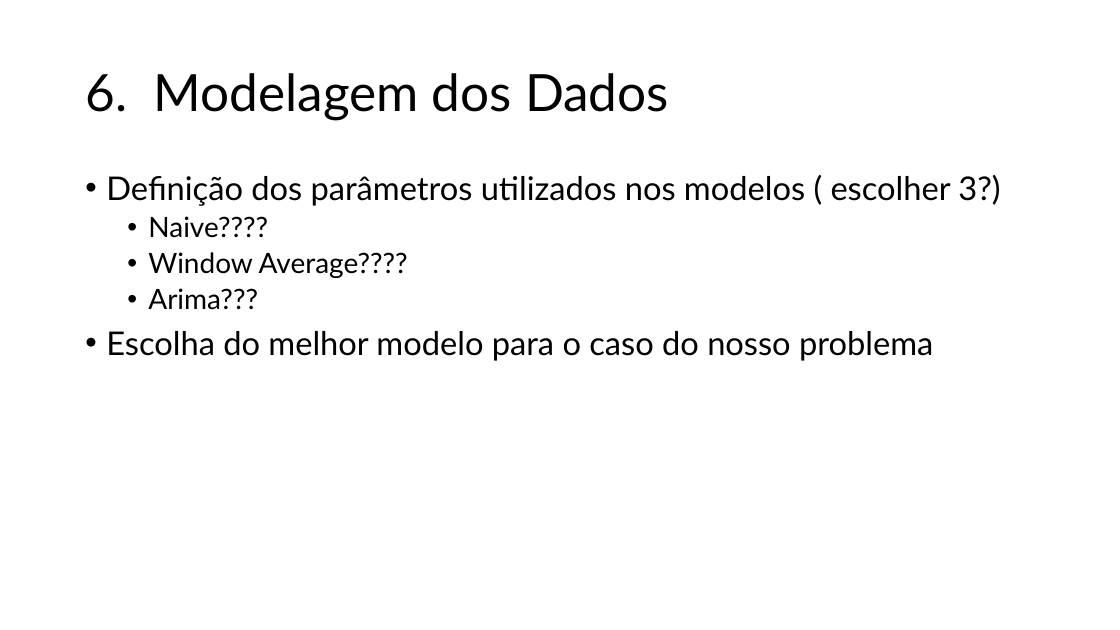
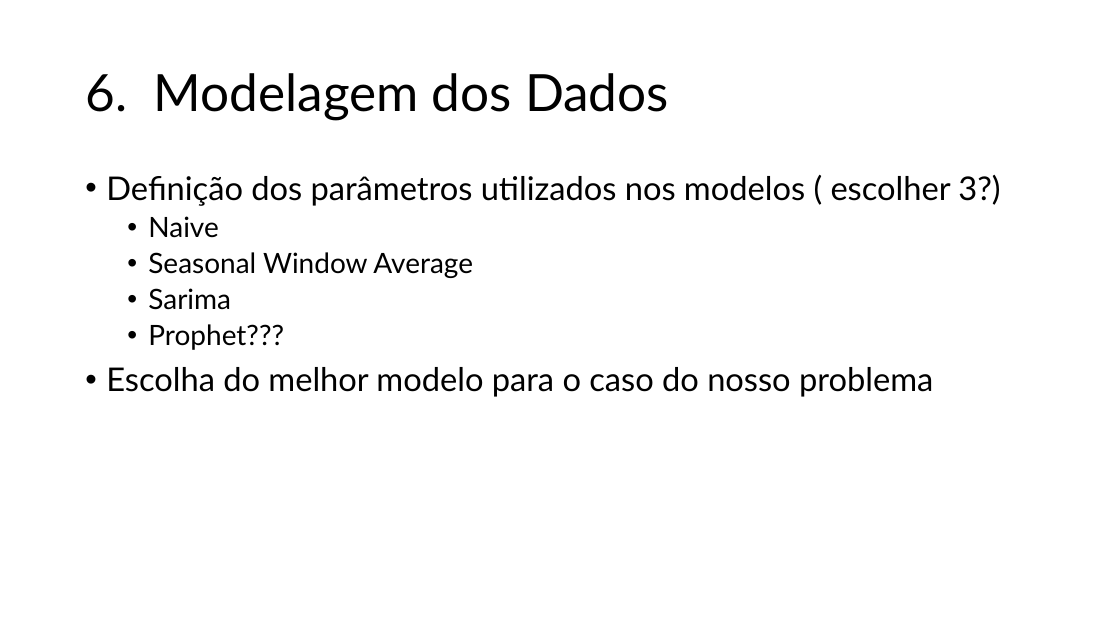
Before and after one commit to jdlmauricio/techalleg_fase_2, a slide deck: slide 16 of Tech Challenge 2.pptx. Drawn at 1120x630 pixels with LibreOffice and Linux fonts; fonts in the diff are those of the drawing; background and template pictures are left out. Boxes give left, top, right and bottom in pixels: in the first picture for what was removed or moved away, otherwise in the second. Text is boxed around its words. In the diff, an @@ line names an element or a change of style, - is before the commit and + after.

```diff
--- a/Tech Challenge 2.pptx
+++ b/Tech Challenge 2.pptx
@@ text at [148, 216, 473, 350]: text changed @@
-  • Naive????
-  • Window Average????
-  • Arima???
+  • Naive
+  • Seasonal Window Average
+  • Sarima
+  • Prophet???
```
Also in this commit, not shown: 2 other slides changed.
